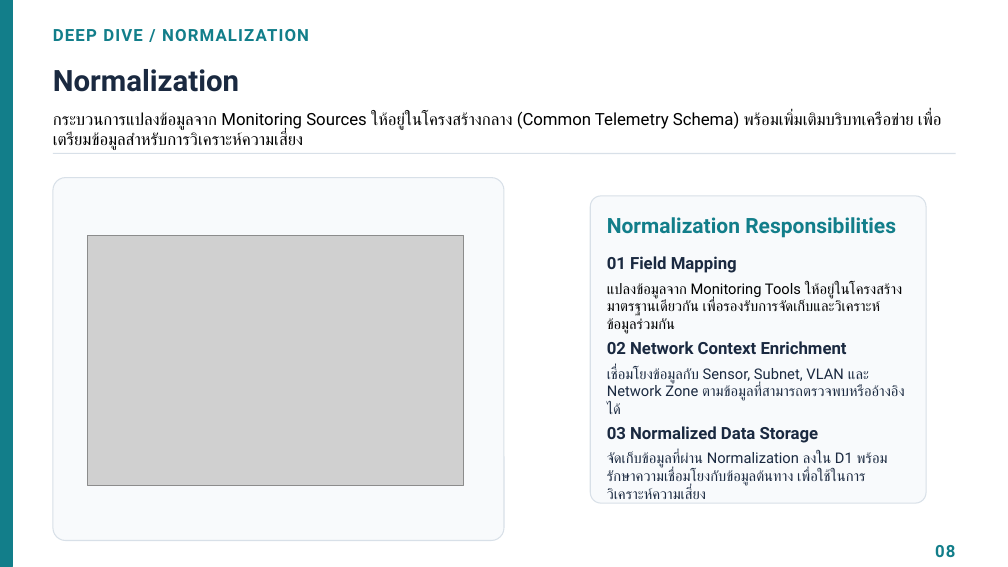
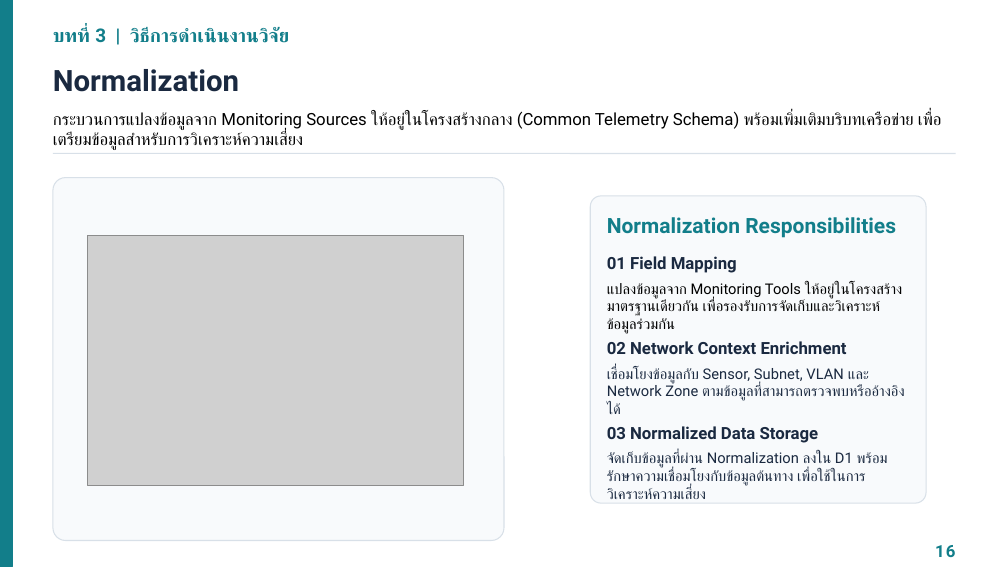
Before and after one commit to Jesadaphoukrongthong/Hybrid-Network-Monitoring-and-Policy-Orchestration-Framework, a slide deck: slide 17 of docs/paper/Hybrid_Framework_Presentation.pptx (slide 9 before the commit). Drawn at 1008x567 pixels with LibreOffice and Linux fonts; fonts in the diff are those of the drawing; grey boxes stand for pictures. Boxes give left, top, right and bottom in pixels: in the first picture for what was removed or moved away, otherwise in the second. Text is boxed around its words. In the diff, an @@ line names an element or a change of style, - is before the commit and + after.

```diff
--- a/docs/paper/Hybrid_Framework_Presentation.pptx
+++ b/docs/paper/Hybrid_Framework_Presentation.pptx
@@ text at [53, 27, 289, 43]: text changed; size 16 to 18 pt @@
-DEEP DIVE / NORMALIZATION
+บทที่ 3 | วิธีการดำเนินงานวิจัย
@@ text at [935, 545, 955, 557]: text changed @@
-08
+16
```
Also in this commit, not shown: 15 other slides changed, 11 slides added, 1 slide removed.
